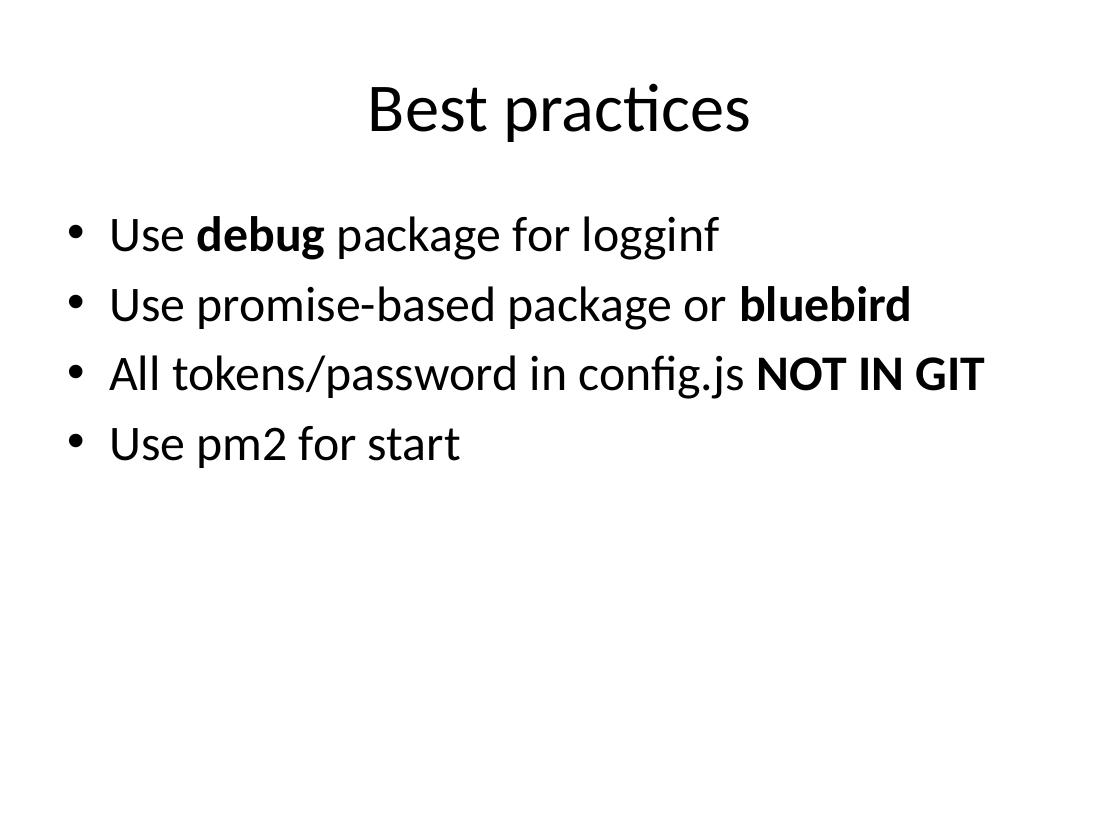
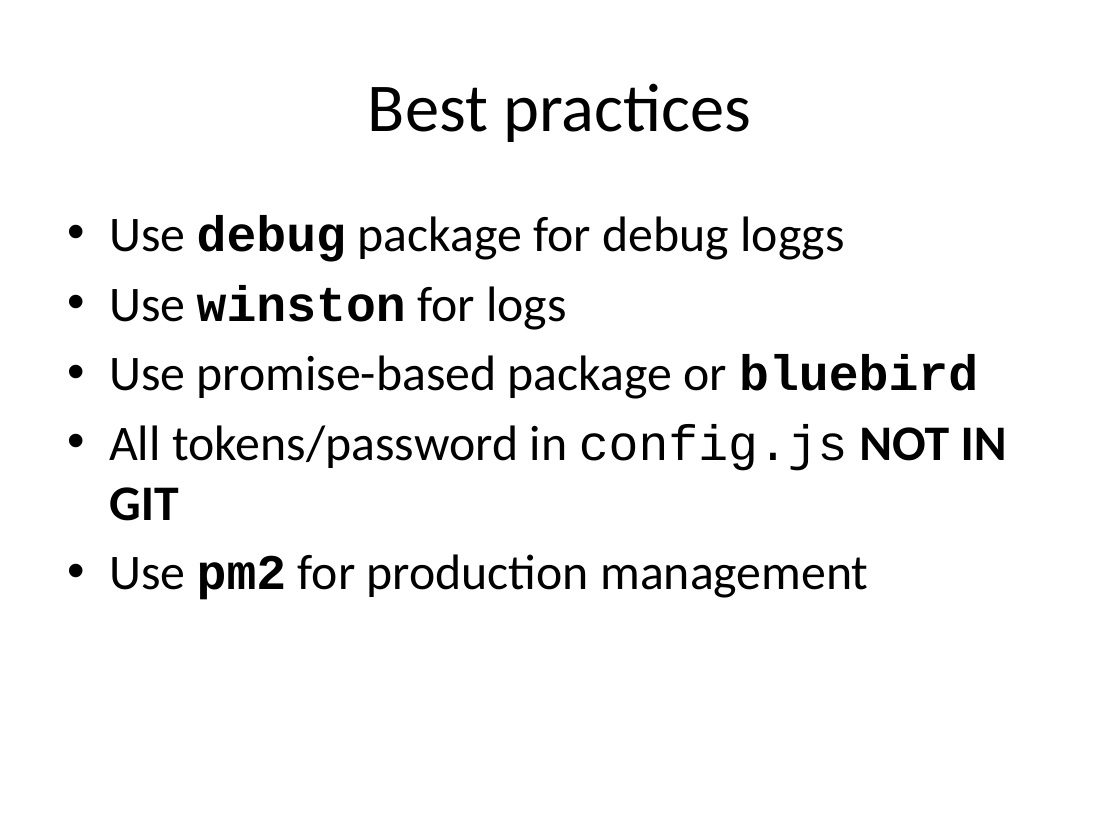
Before and after one commit to etnetera-activate/node-minicourse, a slide deck: slide 25 of node-uvod.pptx (slide 18 before the commit). Drawn at 1120x840 pixels with LibreOffice and Linux fonts; fonts in the diff are those of the drawing; background and template pictures are left out. Boxes give left, top, right and bottom in pixels: in the first picture for what was removed or moved away, otherwise in the second. Text is boxed around its words. In the diff, an @@ line names an element or a change of style, - is before the commit and + after.

```diff
--- a/node-uvod.pptx
+++ b/node-uvod.pptx
@@ text at (x1=109, y1=215, x2=844, y2=330): text changed @@
-• Use debug package for logginf
+• Use debug package for debug loggs
+• Use winston for logs
@@ text at (x1=109, y1=354, x2=1007, y2=521): font Calibri to Courier New in "bluebird", "config.js" @@
@@ text at (x1=109, y1=554, x2=868, y2=600): text changed @@
-• Use pm2 for start
+• Use pm2 for production management
```
Also in this commit, not shown: 5 other slides changed, 7 slides added, 5 other files.
